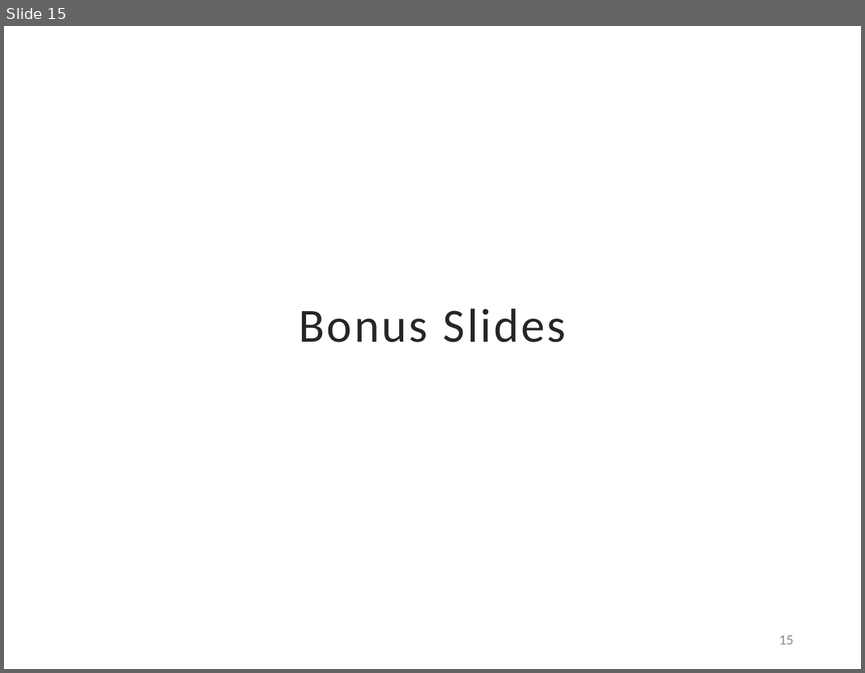
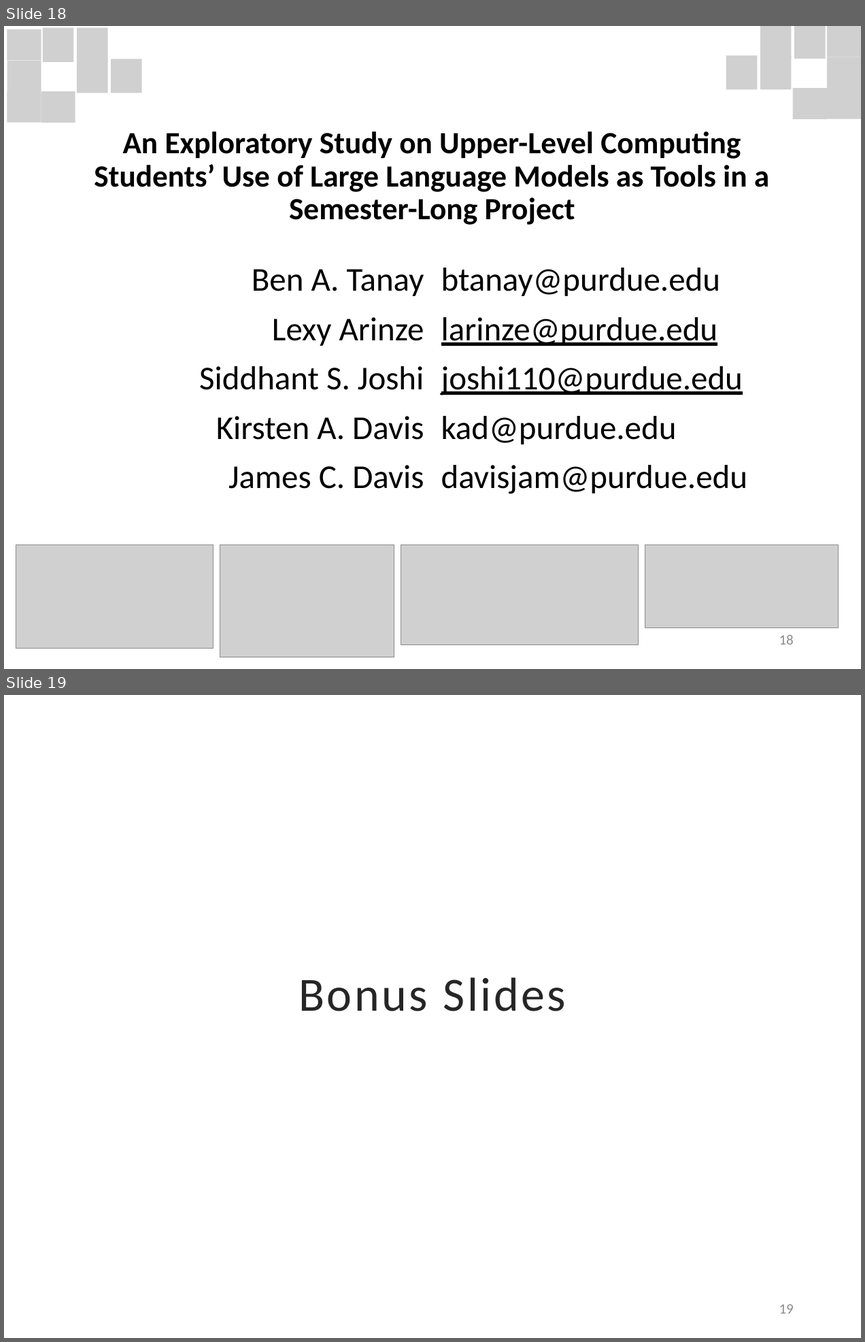
Before and after one commit to davisjam/davisjam.github.io, a slide deck: files/publications/TanayArinzeJoshiDavisDavis-LLMEducation-ASEE2024-slides.pptx. Shown one above the other, each under a label of ours: slide 15 before the commit, slides 18 and 19 after it. The pictures are 865x673 and 865x1342 pixels, drawn with LibreOffice and Linux fonts; fonts in the diff are those of the drawing; grey boxes stand for pictures; background and template pictures are left out. Boxes give left, top, right and bottom in pixels: in the first picture for what was removed or moved away, otherwise in the second. Text is boxed around its words. In the diff, an @@ line names an element or a change of style, - is before the commit and + after.

```diff
--- a/files/publications/TanayArinzeJoshiDavisDavis-LLMEducation-ASEE2024-slides.pptx
+++ b/files/publications/TanayArinzeJoshiDavisDavis-LLMEducation-ASEE2024-slides.pptx
@@ slide 18 added at [4, 26, 861, 669], background #FFFFFF @@
@@ group added at [7, 29, 143, 123]: 8 pictures @@
@@ group added at [725, 26, 861, 119]: 8 pictures @@
@@ subtitle added at [94, 131, 769, 225], 25.9 pt, text #000000, bold @@
+An Exploratory Study on Upper-Level Computing Students’ Use of Large Language Models as Tools in a Semester-Long Project
@@ table added at [7, 254, 857, 497], 5 rows, 2 columns @@
+Ben A. Tanay | btanay@purdue.edu
+Lexy Arinze | larinze@purdue.edu
+Siddhant S. Joshi | joshi110@purdue.edu
+Kirsten A. Davis | kad@purdue.edu
+James C. Davis | davisjam@purdue.edu
@@ picture added at [16, 544, 213, 648] @@
@@ picture added at [220, 544, 394, 656] @@
@@ picture added at [400, 544, 638, 645] @@
@@ picture added at [645, 544, 838, 628] @@
@@ page number added at [779, 635, 793, 644], 12 pt, text #8C8C8C @@
+18
@@ what was slide 15 is now slide 19 @@
@@ page number at [779, 1304, 793, 1313]: text changed @@
-15
+19
```
Also in this commit, not shown: 5 slides changed, 14 other slides added, 10 slides removed.
